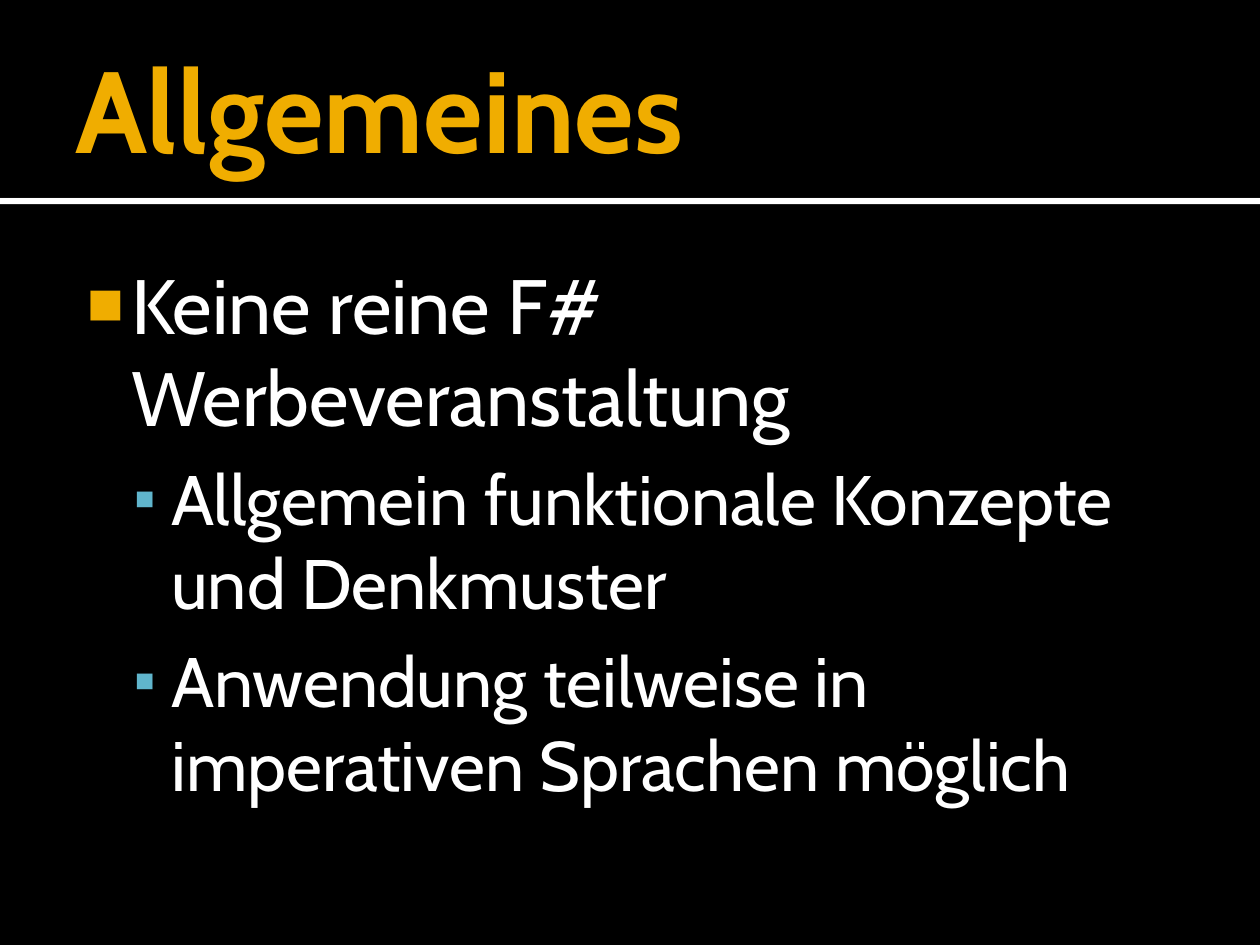
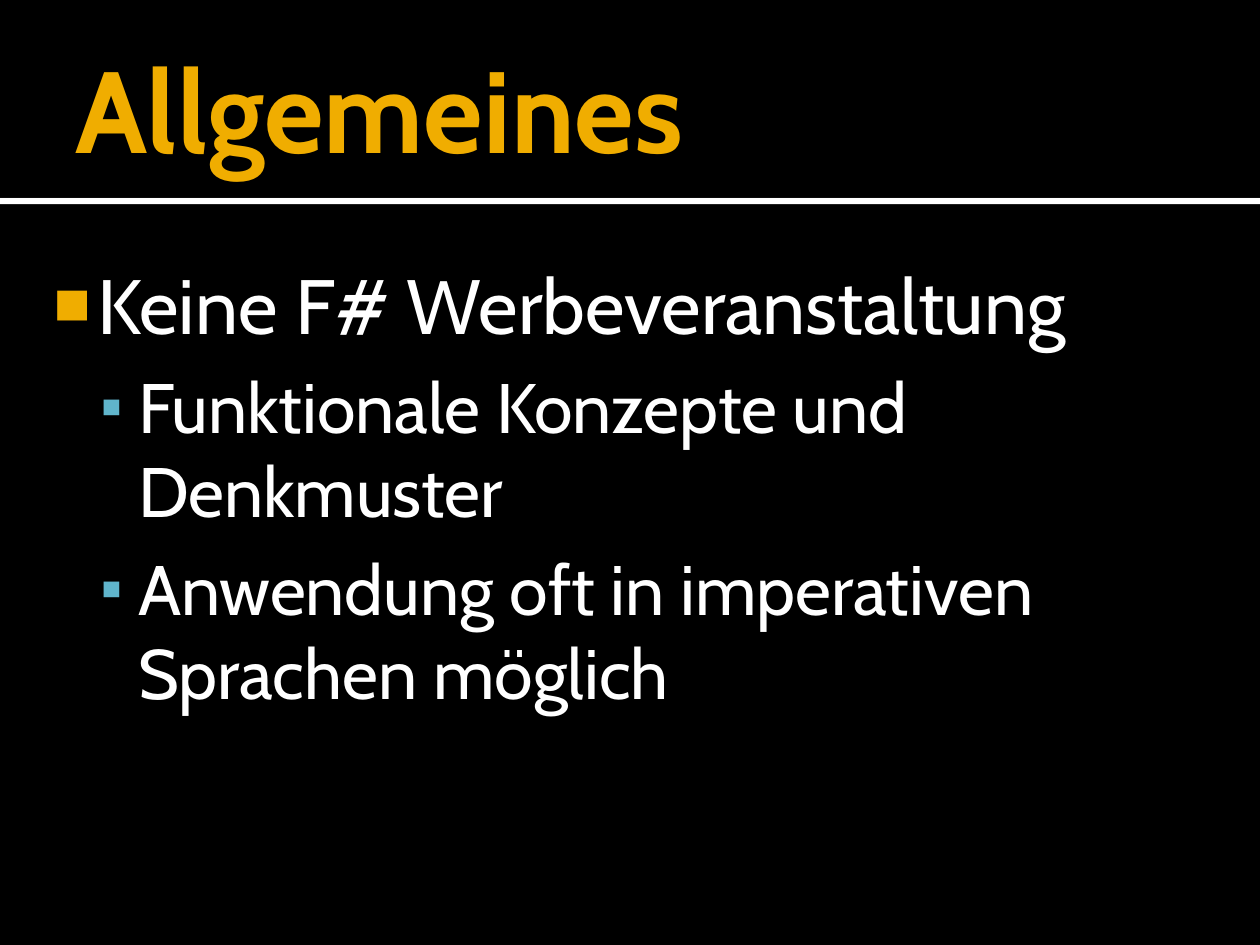
Before and after one commit to forki/FSharpTalk, a slide deck: slide 2 of IntroductionToFSharp.pptx (slide 3 before the commit). Drawn at 1260x945 pixels with LibreOffice and Linux fonts; fonts in the diff are those of the drawing. Boxes give left, top, right and bottom in pixels: in the first picture for what was removed or moved away, otherwise in the second. Text is boxed around its words. In the diff, an @@ line names an element or a change of style, - is before the commit and + after.

Commit message:
Modified slides.

```diff
--- a/IntroductionToFSharp.pptx
+++ b/IntroductionToFSharp.pptx
@@ text at (98, 276, 1066, 715): text changed @@
-■ Keine reine F# Werbeveranstaltung
-  ▪ Allgemein funktionale Konzepte und Denkmuster
-  ▪ Anwendung teilweise in imperativen Sprachen möglich
+■ Keine F# Werbeveranstaltung
+  ▪ Funktionale Konzepte und Denkmuster
+  ▪ Anwendung oft in imperativen Sprachen möglich
```
Also in this commit, not shown: 3 other slides changed, 1 other file.
